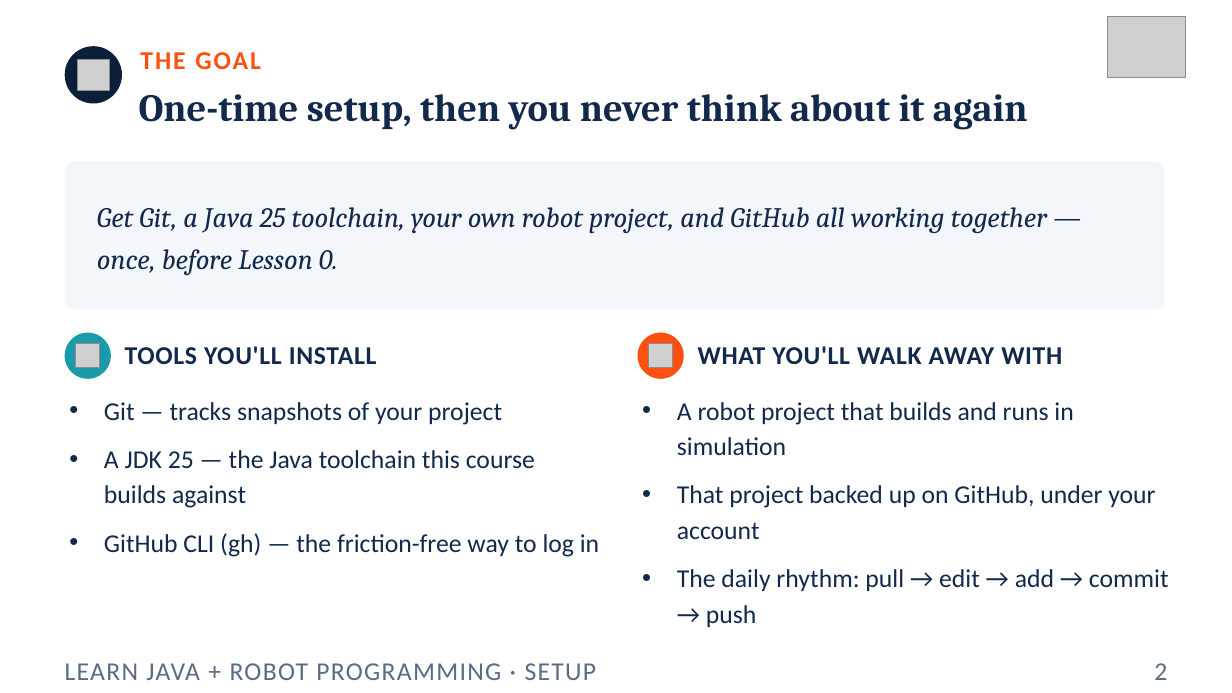
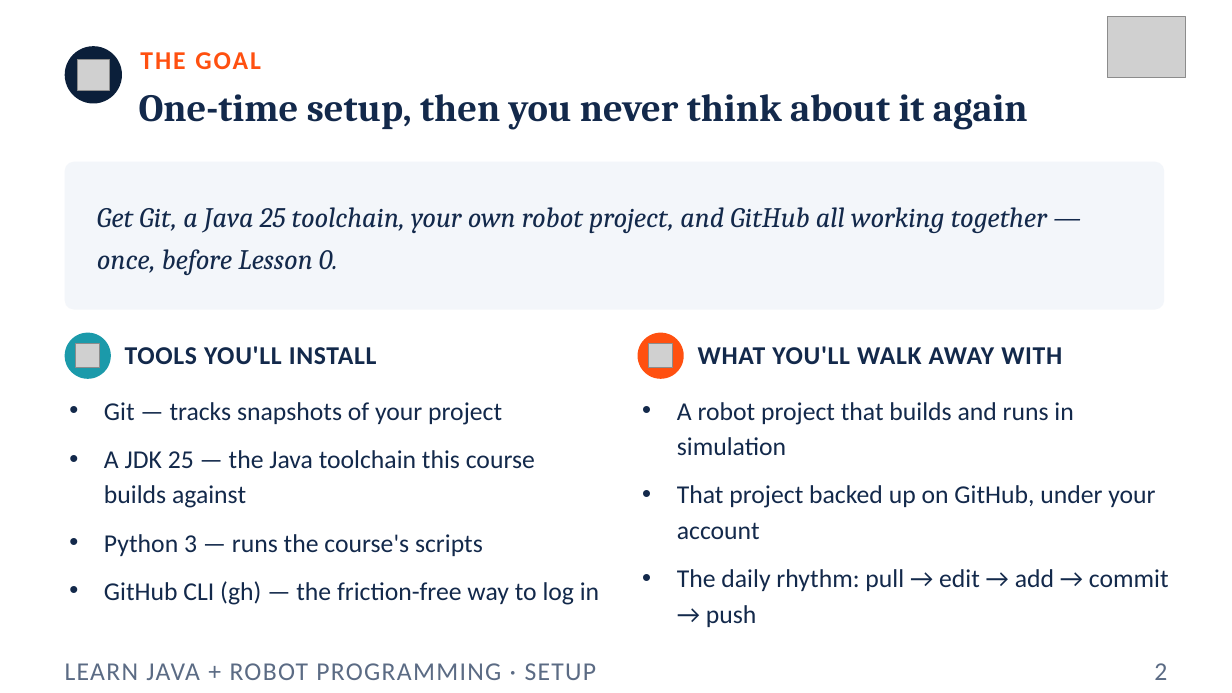
Before and after one commit to FRC5010/BasicRobotLessons, a slide deck: slide 2 of docs/presentations/v3/aside-setup.pptx. Drawn at 1232x693 pixels with LibreOffice and Linux fonts; fonts in the diff are those of the drawing; grey boxes stand for pictures. Boxes give left, top, right and bottom in pixels: in the first picture for what was removed or moved away, otherwise in the second. Text is boxed around its words. In the diff, an @@ line names an element or a change of style, - is before the commit and + after.

```diff
--- a/docs/presentations/v3/aside-setup.pptx
+++ b/docs/presentations/v3/aside-setup.pptx
@@ text at box(104, 534, 483, 556): paragraph added @@
+• Python 3 — runs the course's scripts
```
Also in this commit, not shown: 8 other slides changed, 1 slide added, 7 other files.
